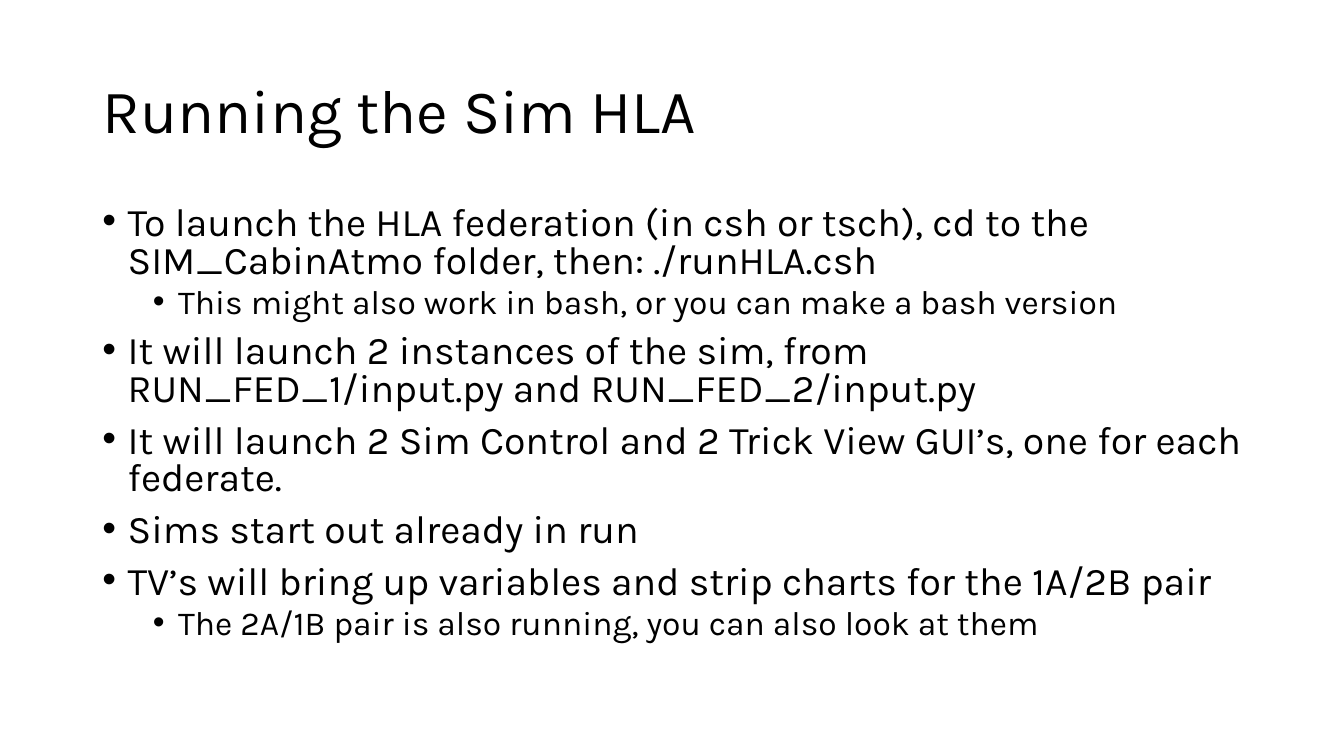
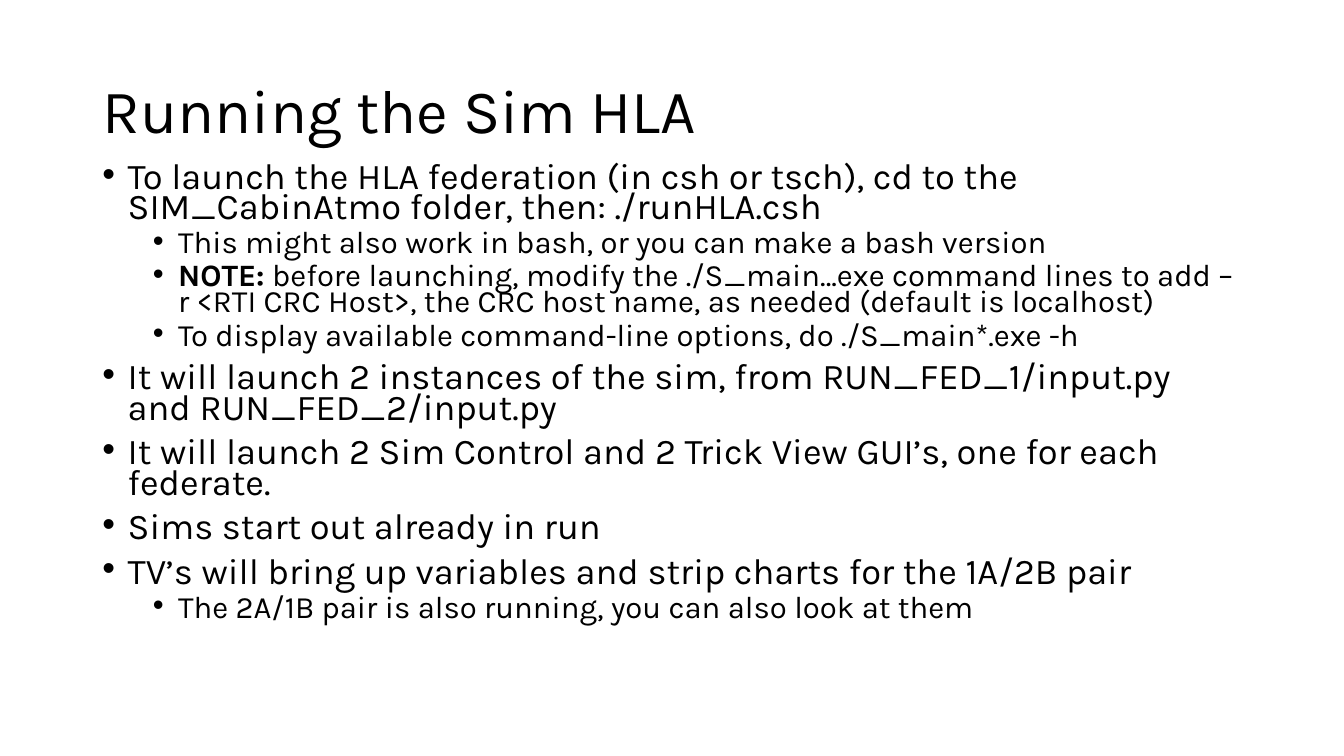
Before and after one commit to nasa/TrickHLA, a slide deck: slide 13 of docs/DistIf/User_Guide.pptx. Drawn at 1344x756 pixels with LibreOffice and Linux fonts; fonts in the diff are those of the drawing. Boxes give left, top, right and bottom in pixels: in the first picture for what was removed or moved away, otherwise in the second. Text is boxed around its words. In the diff, an @@ line names an element or a change of style, - is before the commit and + after.

```diff
--- a/docs/DistIf/User_Guide.pptx
+++ b/docs/DistIf/User_Guide.pptx
@@ text "To launch the HLA federation ...": place and size @@
-text "To launch the HLA federation ..." at (128,207,1241,644)
+text "To launch the HLA federation ..." at (128,162,1211,625)
@@ text at (128,162,1170,625): size 28 to 25.9 pt in "To launch the HLA federation (in csh ...", "It will launch 2 instances of the ...", "It will launch 2 Sim Control and ...", "Sims start out already in run" and 1 more places; size 24 to 22.2 pt in "This might also work in bash, or ...", "The 2A/1B pair is also running, you ..."; line spacing 0.8 to 0.7 @@
@@ text at (178,259,1211,353): paragraphs added @@
+  • NOTE: before launching, modify the ./S_main…exe command lines to add –r <RTI CRC Host>, the CRC host name, as needed (default is localhost)
+  • To display available command-line options, do ./S_main*.exe -h
```
Also in this commit, not shown: 3 other slides changed.
